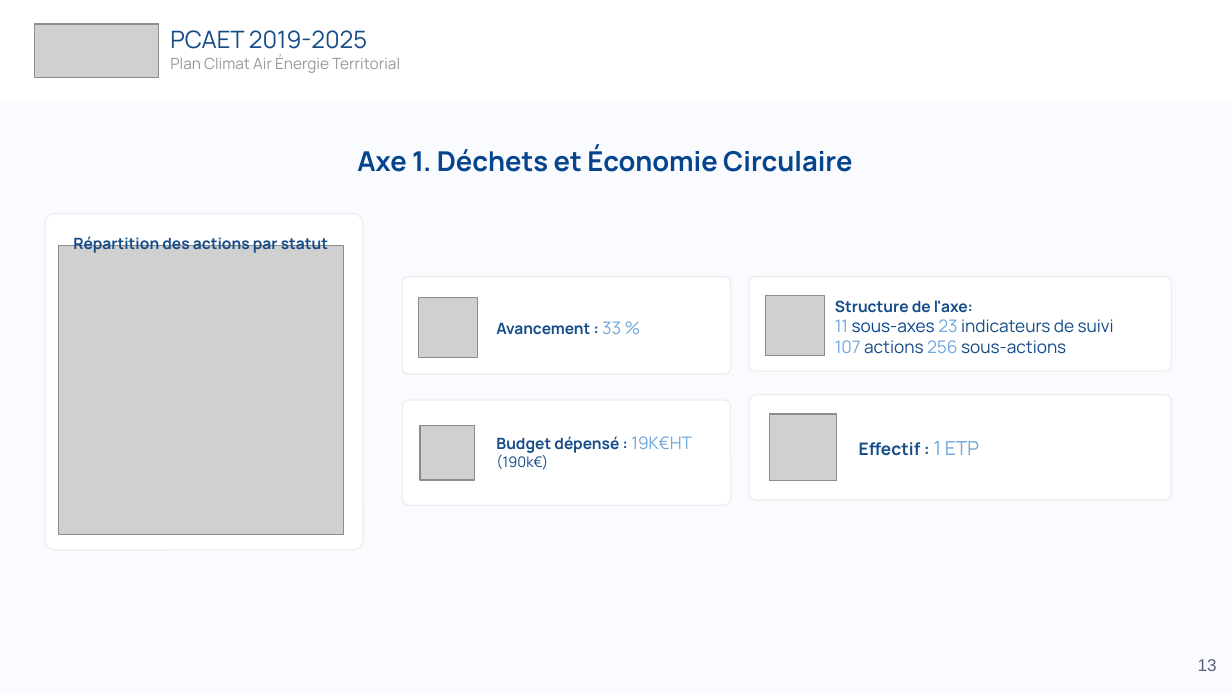
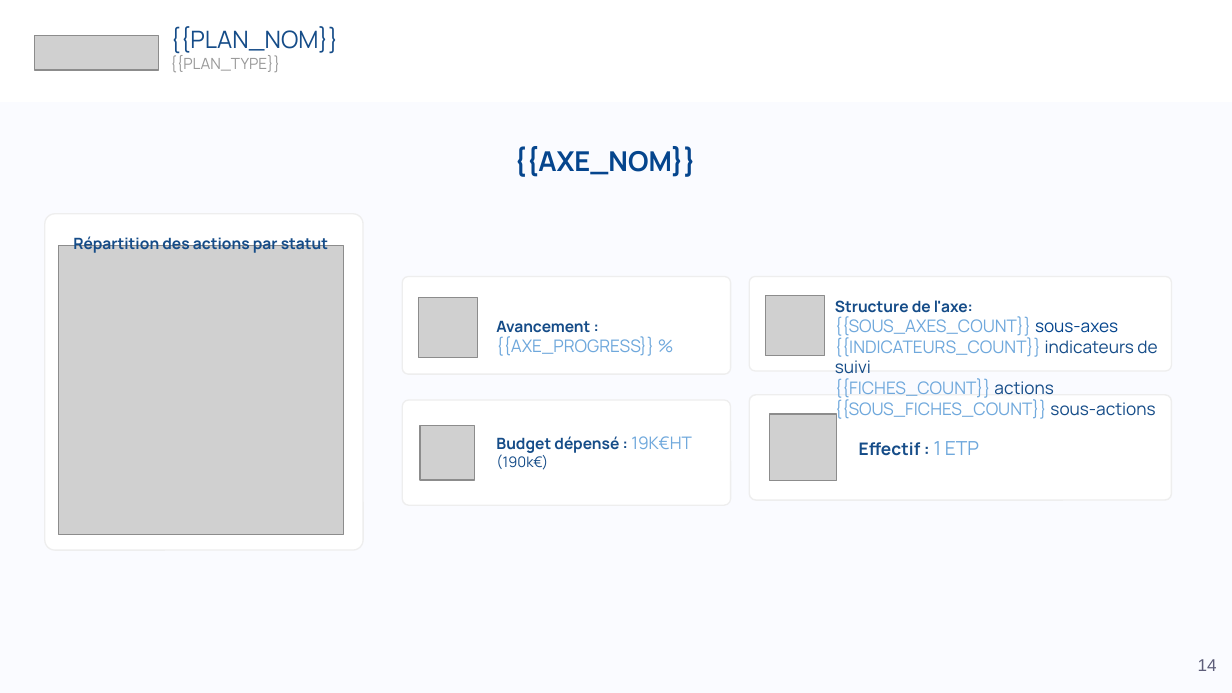
Before and after one commit to incubateur-ademe/territoires-en-transitions, a slide deck: slide 14 of apps/backend/src/plans/plans/generate-reports/docs/template_bilan.pptx (slide 13 before the commit). Drawn at 1232x693 pixels with LibreOffice and Linux fonts; fonts in the diff are those of the drawing; grey boxes stand for pictures. Boxes give left, top, right and bottom in pixels: in the first picture for what was removed or moved away, otherwise in the second. Text is boxed around its words. In the diff, an @@ line names an element or a change of style, - is before the commit and + after.

Commit message:
feat(plans/reports): add axe slides & fa slides

```diff
--- a/apps/backend/src/plans/plans/generate-reports/docs/template_bilan.pptx
+++ b/apps/backend/src/plans/plans/generate-reports/docs/template_bilan.pptx
@@ text at bbox=[170, 26, 338, 54]: text changed @@
-PCAET 2019-2025
+{{PLAN_NOM}}
@@ picture: place and size @@
-picture at bbox=[34, 23, 159, 78]
+picture at bbox=[34, 36, 159, 70]
@@ text at bbox=[170, 55, 280, 72]: text changed @@
-Plan Climat Air Énergie Territorial
+{{PLAN_TYPE}}
@@ title at bbox=[514, 146, 697, 177]: text changed @@
-Axe 1. Déchets et Économie Circulaire
+{{AXE_NOM}}
@@ text at bbox=[496, 320, 654, 356]: text changed; size 9.1 to 10.1 pt; text colour #154C88 to #6FA8DC; bold off @@
-Avancement : 33 %
+Avancement : {{AXE_PROGRESS}} %
@@ text at bbox=[835, 316, 1157, 421]: text changed; text colour #154C88 to #6FA8DC @@
-11 sous-axes 23 indicateurs de suivi
-107 actions 256 sous-actions
+{{SOUS_AXES_COUNT}} sous-axes {{INDICATEURS_COUNT}} indicateurs de suivi
+{{FICHES_COUNT}} actions {{SOUS_FICHES_COUNT}} sous-actions
@@ page number at bbox=[1198, 659, 1217, 671]: text changed @@
-13
+14
```
Also in this commit, not shown: 4 other slides changed, 15 other files.
